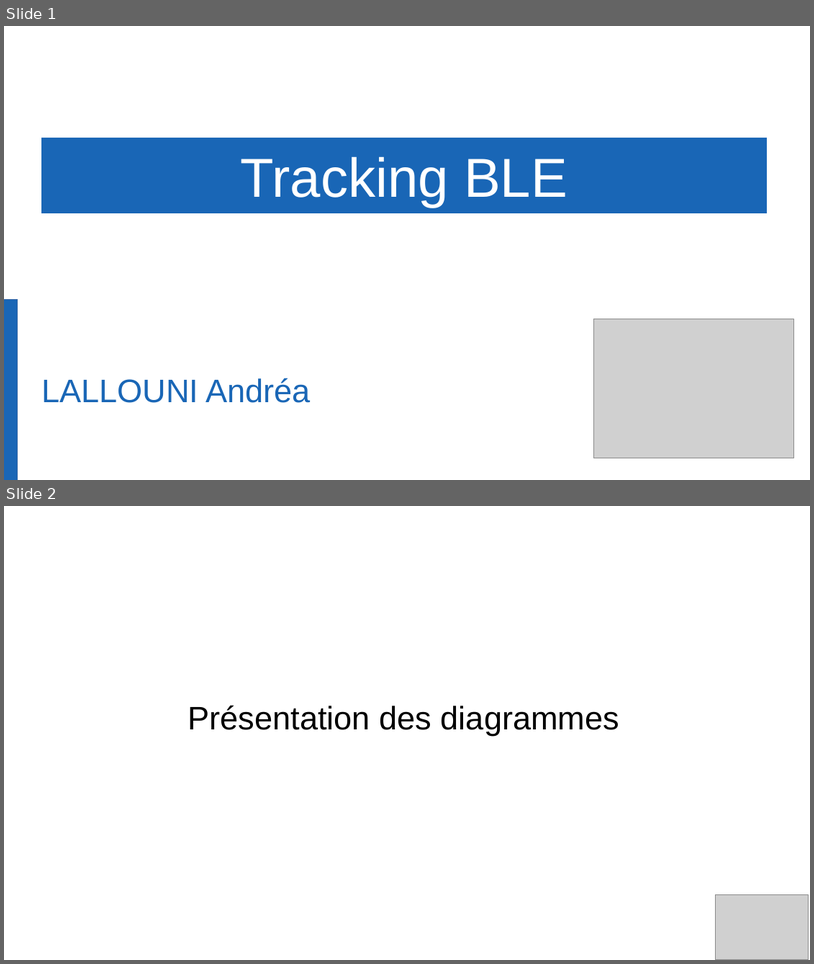
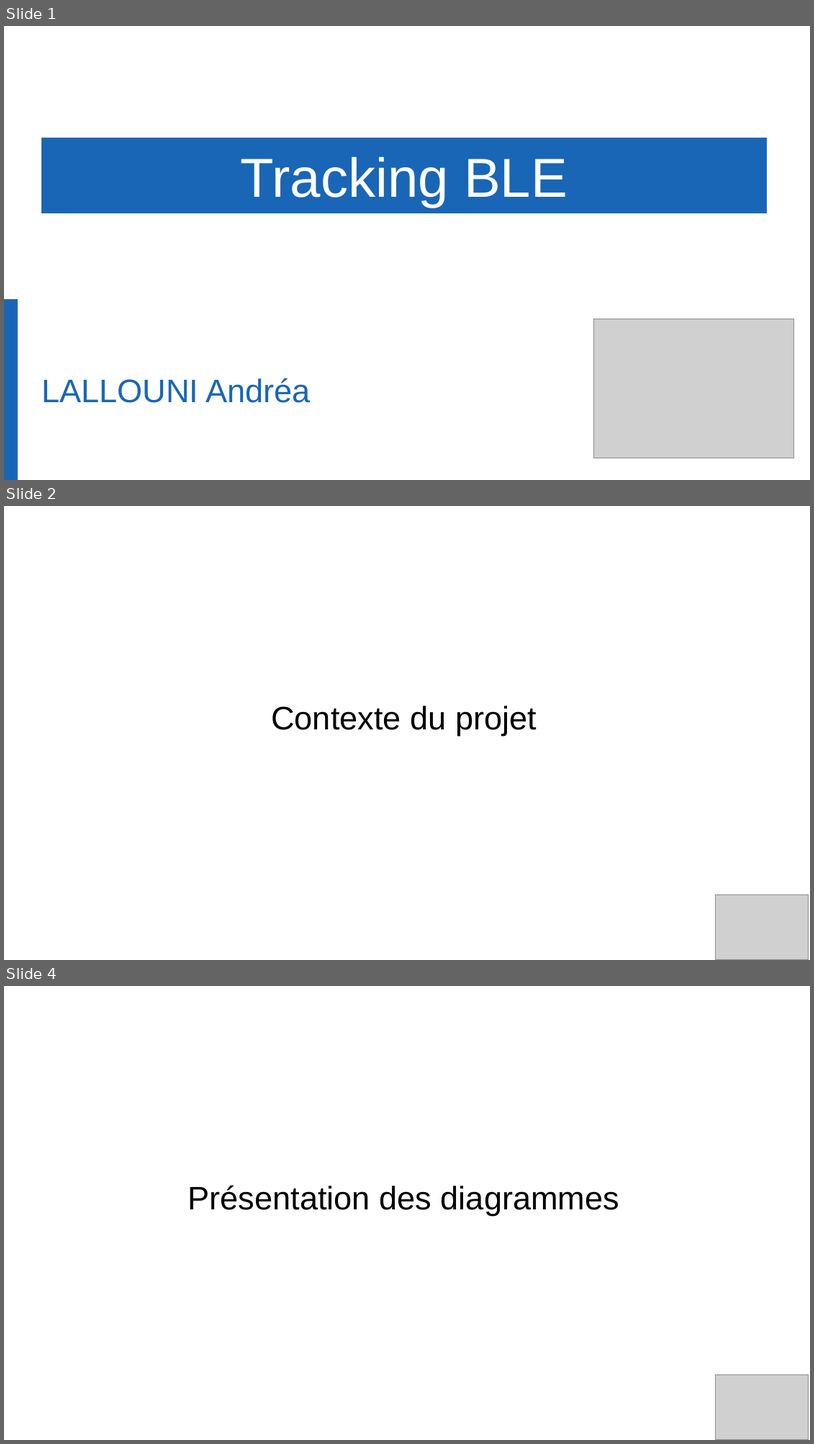
Before and after one commit to Gabin221/Tracking-BLE-documents, a slide deck: Revues/Revues2/andrea/presentation_andrea.odp. Shown one above the other, each under a label of ours: slides 1 and 2 before the commit, slides 1, 2 and 4 after it; the slides between them are not shown. The pictures are 814x964 and 814x1444 pixels, drawn with LibreOffice and Linux fonts; fonts in the diff are those of the drawing; grey boxes stand for pictures; background and template pictures are left out. Boxes give left, top, right and bottom in pixels: in the first picture for what was removed or moved away, otherwise in the second. Text is boxed around its words. In the diff, an @@ line names an element or a change of style, - is before the commit and + after.

```diff
--- a/Revues/Revues2/andrea/presentation_andrea.odp
+++ b/Revues/Revues2/andrea/presentation_andrea.odp
@@ slide 2 added at [4, 506, 810, 960], background #FFFFFF @@
@@ title added at [271, 705, 537, 736], 32 pt, text #000000 @@
+Contexte du projet
@@ picture added at [716, 895, 809, 959] @@
@@ what was slide 2 is now slide 4 @@
```
Also in this commit, not shown: 2 slides changed, 3 other slides added.
